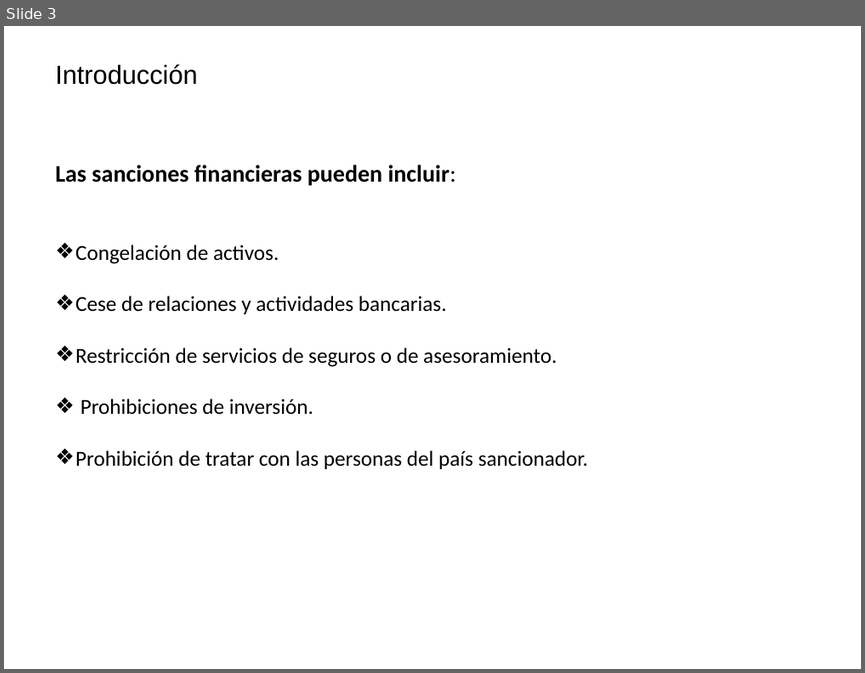
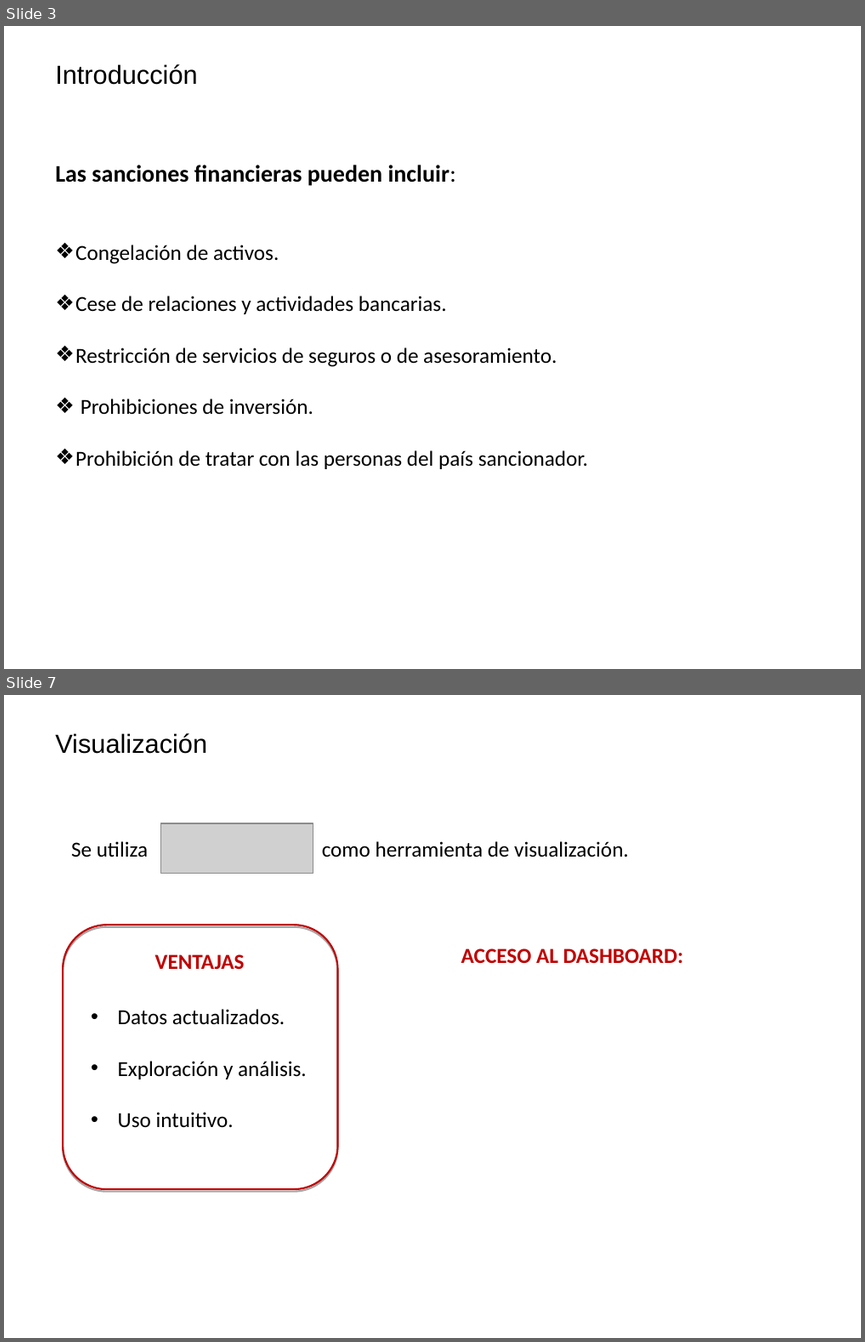
Before and after one commit to Chanalber/TFM, a slide deck: Presentación TFM/Presentación TFM.ppt. Shown one above the other, each under a label of ours: slide 3 before the commit, slides 3 and 7 after it; the slides between them are not shown. The pictures are 865x673 and 865x1342 pixels, drawn with LibreOffice and Linux fonts; fonts in the diff are those of the drawing; grey boxes stand for pictures; background and template pictures are left out. Boxes give left, top, right and bottom in pixels: in the first picture for what was removed or moved away, otherwise in the second. Text is boxed around its words. In the diff, an @@ line names an element or a change of style, - is before the commit and + after.

```diff
--- a/Presentación TFM/Presentación TFM.ppt
+++ b/Presentación TFM/Presentación TFM.ppt
@@ slide 7 added at (4, 695, 861, 1338), background #FFFFFF @@
@@ title added at (55, 733, 207, 754), 22 pt, text #000000 @@
+Visualización
@@ text added at (71, 841, 629, 857), 18 pt, text #000000 @@
+Se utiliza como herramienta de visualización.
@@ picture added at (160, 823, 313, 873) @@
@@ rounded rectangle added at (64, 925, 338, 1190), outline #C00000 1.5 pt @@
@@ text added at (461, 948, 683, 963), 18 pt, text #C00000, bold @@
+ACCESO AL DASHBOARD:
@@ text added at (155, 954, 245, 969), 18 pt, text #C00000, bold @@
+VENTAJAS
@@ text added at (118, 1009, 307, 1128), 18 pt, text #000000 @@
+• Datos actualizados.
+• Exploración y análisis.
+• Uso intuitivo.
```
Also in this commit, not shown: 3 other slides added, 4 slides removed, 3 other files.
